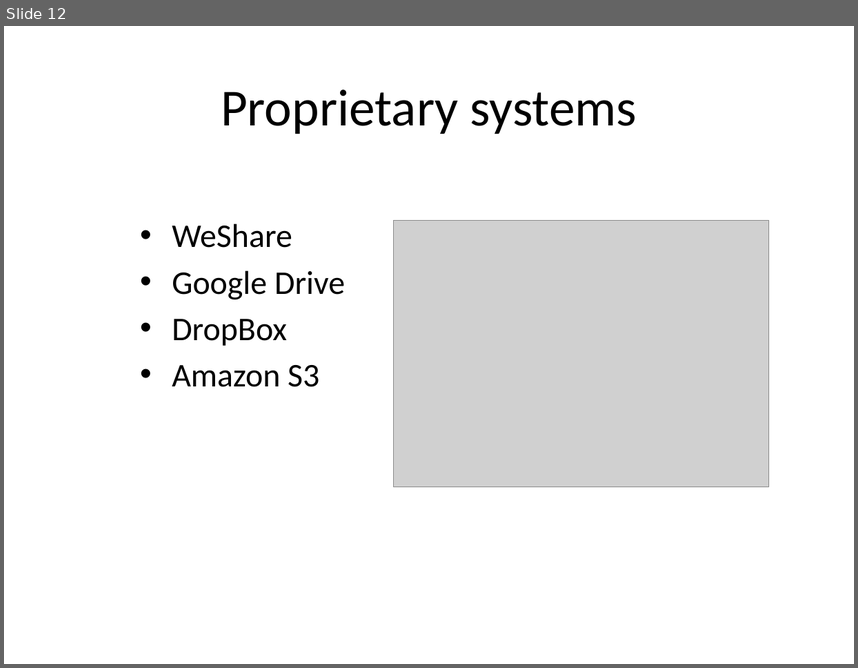
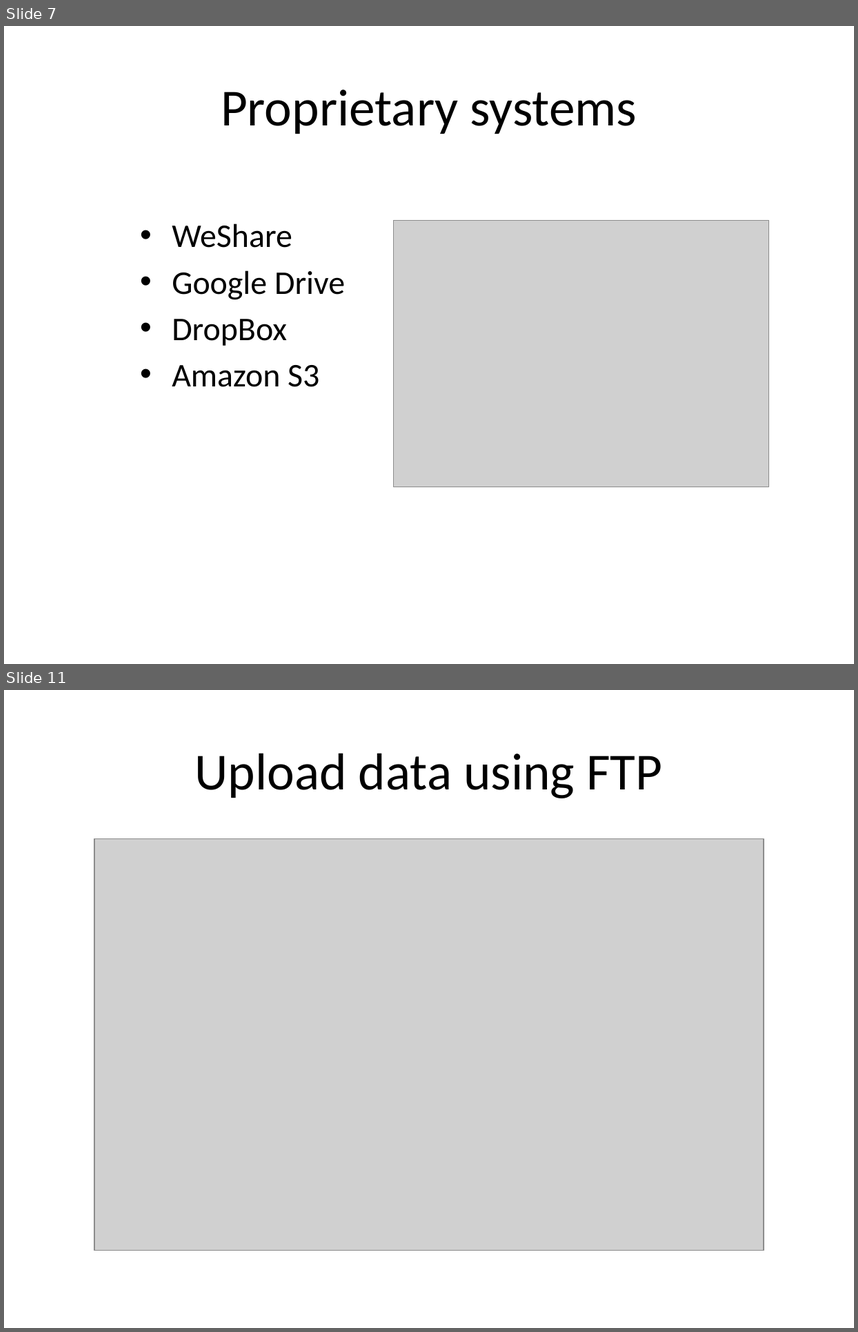
Before and after one commit to rvosa/ngs-workflows, a slide deck: doc/slides/day4/session2/DataSharing.pptx. Shown one above the other, each under a label of ours: slide 12 before the commit, slides 7 and 11 after it; the slides between them are not shown. The pictures are 858x668 and 858x1332 pixels, drawn with LibreOffice and Linux fonts; fonts in the diff are those of the drawing; grey boxes stand for pictures. Boxes give left, top, right and bottom in pixels: in the first picture for what was removed or moved away, otherwise in the second. Text is boxed around its words. In the diff, an @@ line names an element or a change of style, - is before the commit and + after.

```diff
--- a/doc/slides/day4/session2/DataSharing.pptx
+++ b/doc/slides/day4/session2/DataSharing.pptx
@@ slide 11 added at [4,690,854,1328], background #FFFFFF @@
@@ title added at [195,753,662,798], 44 pt, text #000000 @@
+Upload data using FTP
@@ picture added at [94,839,763,1250] @@
@@ what was slide 12 is now slide 7 @@
```
Also in this commit, not shown: 4 slides changed, 9 other slides added, 8 slides removed, 2 other files.
